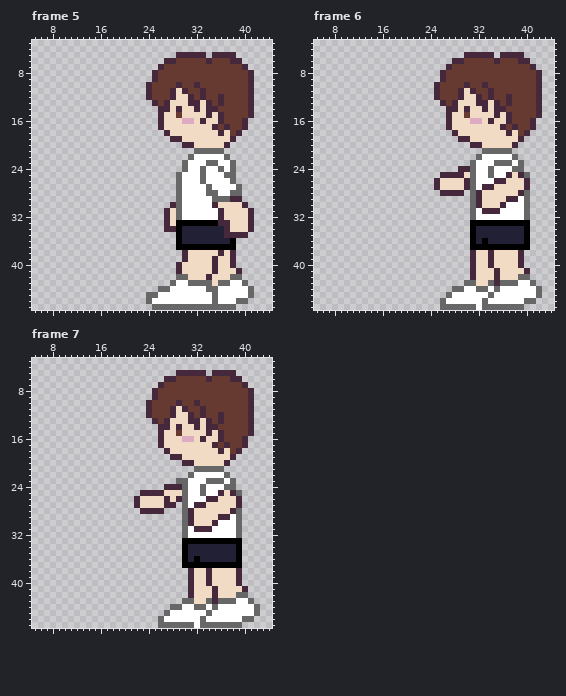
Edited in one commit: pixel-art file (babinkton_opponent.aseprite). The picture above was drawn from the file before the commit.
58x48 pixels, 7 frames. Colours within 5 levels of each other are drawn and written as one. Shown: frame 5: x 5..44, y 3..47; frame 6: x 5..44, y 3..47; frame 7: x 5..44, y 3..47. The commit also changed other frames, which this record leaves out.
Once edited:
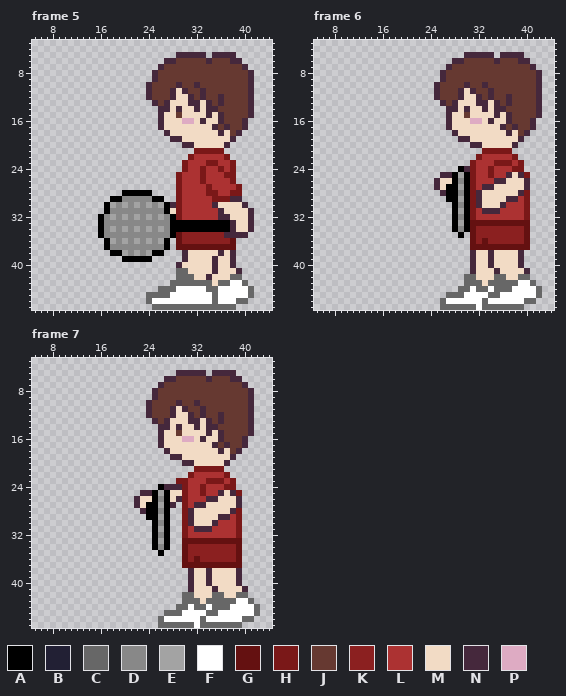
Palette (. is transparent): A #000000  B #222034  C #676767  D #888888  E #a3a3a3  F #ffffff  G #641111  H #7a1818  J #663931  K #8b2020  L #ac3232  M #f2dbc5  N #45283c  P #deabc3
The exact change:
layer "rocket" added
Changed rows in their new state; - is an unchanged pixel.
Frame 5, layers "rocket", "Layer 2", "Layer 1":
first column x 16:
21 ----------------HHHHH---
22 ---------------HLLLLLH--
23 --------------HLLLHHLLH-
24 --------------HLLHLLHLH-
25 -------------HLLLHLLLHH-
26 -------------HLLLHLLLLH-
27 -------------HLLLLHLLLLH
28 ----AAAAA----HLLLLHHLLHH
29 --AADDDDDAA--HLLLLLHHH--
30 -AEDEDEDEDEA-HLLLLL-----
31 -ADDDDDDDDDA-HLLLLLL----
32 ADEDEDEDEDEDAHLLLLLL-N--
33 ADDDDDDDDDDDA-------AAN-
34 ADEDEDEDEDEDA-AAAAAAAAN-
35 ADDDDDDDDDDDAGKKKKKKK---
36 -AEDEDEDEDEA-GKKKKKKKKG-
37 -ADDDDDDDDDA-GGGGGGGGGG-
38 --AAEDEDEAA-------------
39 ----AAAAA---------------
41 -------------CC---------
42 ---------------C--------
43 -------------CC---------
44 ------------C-----------
45 ----------CC------------
Frame 6, layers "rocket", "Layer 2", "Layer 1":
first column x 27:
21 ------HHHHH---
22 -----HLLLLLH--
23 ----HLLLHHHLH-
24 --A-HLLHLLLHH-
25 -AEAHLLHLL---H
26 -ADAHLLL------
27 AAEAHL--------
28 AADAH--------H
29 AAEAH-------LH
30 -ADAH-----LLLH
31 -AEAHL---LLLLH
32 -ADAHLLLLLLLLH
33 -AEAGGGGGGGGGG
34 -ADAGKKKKKKKKG
35 --A-GKKKKKKKKG
36 ----GKGKKKKKKG
37 ----GGGGGGGGGG
first column x 28:
42 --CC---CC-
43 ----C--C--
44 .-C-----CC
45 CC-----C--
Frame 7, layers "rocket", "Layer 2", "Layer 1":
first column x 24:
21 --------HHHHH---
22 -------HLLLLLH--
23 -----HHLLLHHHLH-
24 --A---HLLHLLLHH-
25 -AEA--HLLHLL---H
26 -ADA--HLLL------
27 AAEA--HL--------
28 AADA--H--------H
29 AAEA--H-------LH
30 -ADA--H-----LLLH
31 -AEA--HL---LLLLH
32 -ADA--HLLLLLLLLH
33 -AEA--GGGGGGGGGG
34 -ADA--GKKKKKKKKG
35 --A---GKKKKKKKKG
36 ------GKGKKKKKKG
37 ------GGGGGGGGGG
first column x 28:
42 --CC---CC-
43 ----C--C--
44 .-C-----CC
45 CC-----C--
Where, in picture pixels (left, top, right, bottom), the same in both pictures:
changed: (98, 148, 242, 298)
changed: (446, 148, 530, 250)
changed: (452, 274, 512, 298)
changed: (146, 466, 242, 568)
changed: (170, 592, 230, 616)
